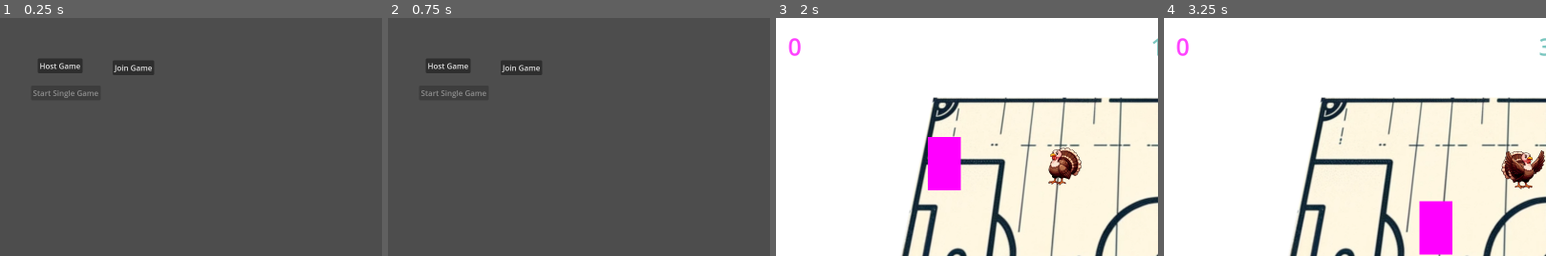
Above: before the commit, frames 1-4 (left to right).
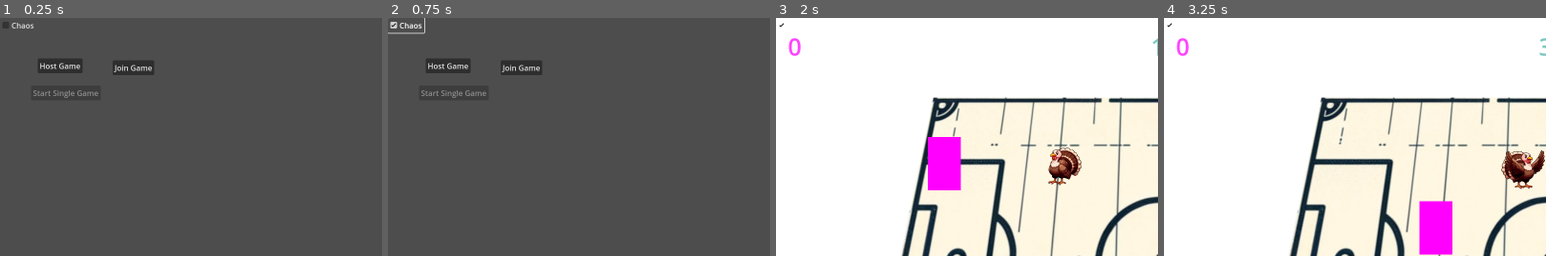
Above: after the commit, the same moments.

Repository: turkey-ball/turkey-ball
Game: Godot game, scene res://LukasZeugs/MP2/game.tscn
Two runs of this game, one before a commit and one after it. Both use one fixed random seed, a clock stepped at 60 frames per second and the inputs below. This scene is started directly instead of the project's main scene.
Inputs (mouse positions are % of the whole screen's width and height, from its top left):
- Up to frame 1 (0.25 s): no input
- Up to frame 2 (0.75 s): click (2, 2) at 0.5 s, where only the run after the commit has a clickable "Chaos"
- Up to frame 3 (2 s): click "Host Game" at 1.25 s
- Up to frame 4 (3.25 s): hold Right (ui_right) 2.03-2.78 s; hold Down (ui_down) from 2.78 s (still down)
The pictures show only the part of the screen within x 0-50%, y 0-50%; the shares and areas given below are measured in that part.

The runs differ from the first frame. In frame 1, 0.1% of the frame differs, in the area x 0-9%, y 1-5%; in frame 2, 0.2%, in the area x 0-10%, y 0-7%; in frame 3, less than 0.1%; in frame 4, less than 0.1%.

Commit message:
Chaos Feature in MP2\game

Diff:
--- a/LukasZeugs/MP2/game.gd
+++ b/LukasZeugs/MP2/game.gd
@@ -75,3 +75,11 @@
 @rpc("any_peer", "call_local")
 func _del_player(id):
 	get_node(str(id)).queue_free()
+
+
+func _on_activate_toggled(toggled_on):
+	print("toggle:" + str(toggled_on))
+
+	var tk = $Arena/Turkey
+	tk.haveChaosMode = toggled_on
+	pass # Replace with function body.
--- a/LukasZeugs/MP2/game.tscn
+++ b/LukasZeugs/MP2/game.tscn
@@ -15,7 +15,6 @@
 
 [node name="Turkey" parent="Arena" instance=ExtResource("3_itfda")]
 position = Vector2(610, 309)
-gravity_scale = 0.0
 
 [node name="SpawnPoints" type="Node2D" parent="Arena"]
 
@@ -33,4 +32,17 @@
 _spawnable_scenes = PackedStringArray("res://LukasZeugs/MP2/player.tscn")
 spawn_path = NodePath("..")
 
+[node name="ChaosMenu" type="Control" parent="."]
+layout_mode = 3
+anchors_preset = 0
+offset_right = 40.0
+offset_bottom = 40.0
+
+[node name="ACTIVATE" type="CheckBox" parent="ChaosMenu"]
+layout_mode = 0
+offset_right = 24.0
+offset_bottom = 24.0
+text = "Chaos"
+
 [connection signal="goal_hit" from="Arena" to="." method="_on_arena_goal_hit"]
+[connection signal="toggled" from="ChaosMenu/ACTIVATE" to="." method="_on_activate_toggled"]
--- a/Scripts/turkey.gd
+++ b/Scripts/turkey.gd
@@ -64,10 +64,13 @@
 func explode():
 	$animation.play("explosion")
 
+# IT'S A FEATURE
+@export var haveChaosMode = false
 
 func _on_area_2d_body_entered(body:Node2D):
 	print(body)
-	if body.name == "Player"|| body.get_class() == "CharacterBody2D" :
+	if (body.name == "Player" || body.get_class() == "CharacterBody2D" ||
+			(typeof("CharacterBody2D") && haveChaosMode)):
 		linear_velocity = Vector2(0,0)
 		var new_direction = position - body.position
 		linear_velocity = new_direction
